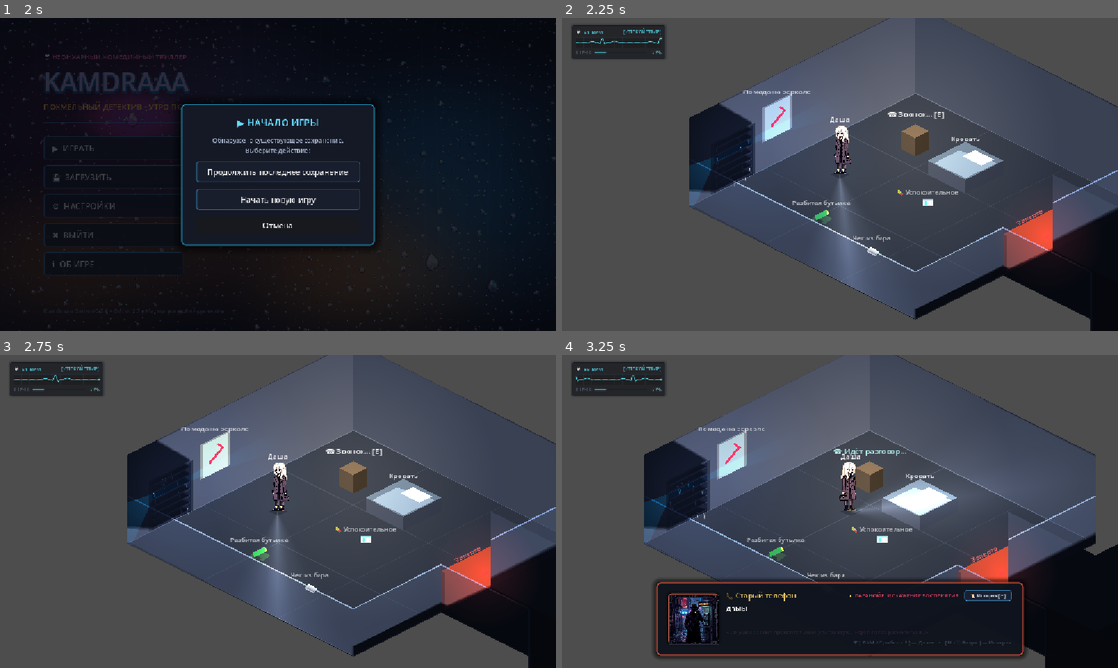
Above: before the commit, frames 1-4 (two rows, left to right).
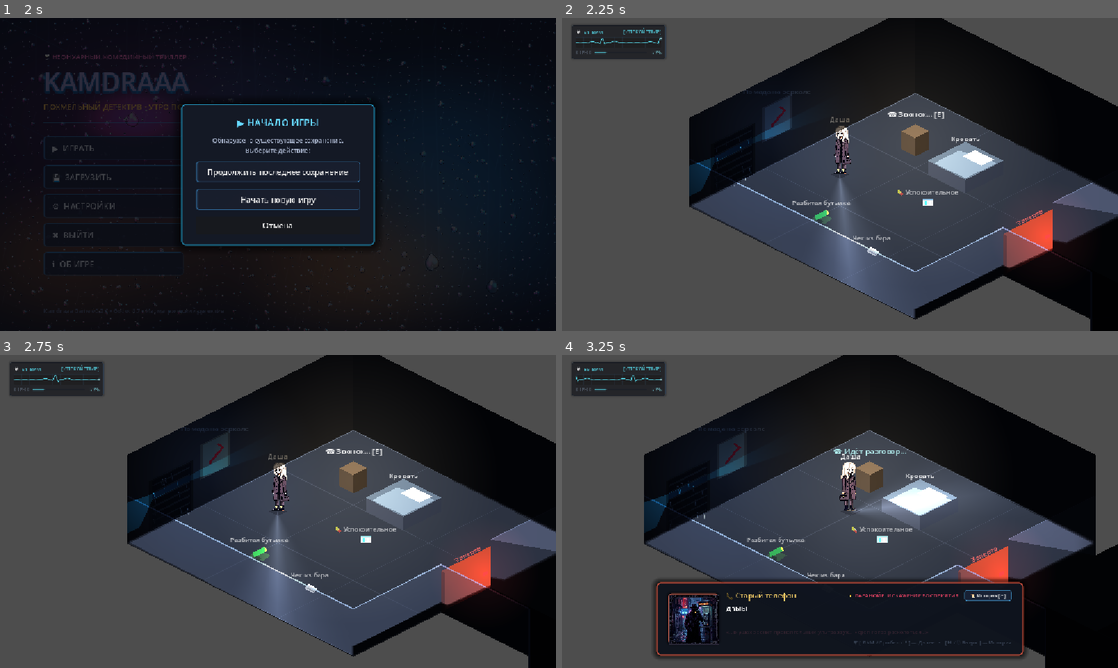
Above: after the commit, the same moments.

Repository: nstuenjoyer/kamdraaaGame
Game: Godot game, scene res://scenes/main_menu.tscn
The game is run twice, just before and just after one commit, with the same random seed, the same clock (stepped at 60 frames per second) and the same inputs.
Inputs (mouse positions are in pixels of both pictures, inside the frame that each line leads up to):
- Up to frame 1 (2 s): click "▶ ИГРАТЬ" at 0.5 s; click "▶ ИГРАТЬ" at 1.25 s
- Up to frame 2 (2.25 s): click "Начать новую игру" at 2 s
- Up to frame 3 (2.75 s): no input
- Up to frame 4 (3.25 s): tap Enter (ui_accept) at 2.75, 3.02 s; move the mouse to (962, 495) at 2.77 s; hold D (move_right) from 2.78 s (still down); hold E (interact) from 2.78 s (still down); click (962, 495) at 2.92 s

Frame 1 is identical in both runs. In frame 2, 21% of the frame differs, in the area x 22-100%, y 0-97%; in frame 3, 21%; in frame 4, 22%, in the area x 14-96%, y 0-72%.

Commit message:
fix: resolve light leakage into dark room and fix partition wall geometry

Diff:
--- a/scenes/main.tscn
+++ b/scenes/main.tscn
@@ -51,13 +51,13 @@
 polygon = PackedVector2Array(600, 520, 740, 450, 740, 435, 600, 505)
 
 [sub_resource type="OccluderPolygon2D" id="OccluderPolygon2D_wall_se2"]
-polygon = PackedVector2Array(820, 410, 960, 340, 960, 325, 820, 395)
+polygon = PackedVector2Array(820, 410, 960, 340, 960, 480)
 
 [sub_resource type="OccluderPolygon2D" id="OccluderPolygon2D_wall_nw"]
-polygon = PackedVector2Array(240, 200, 600, 20, 600, 10, 240, 190)
+polygon = PackedVector2Array(240, 340, 600, 160, 600, 145, 240, 325)
 
 [sub_resource type="OccluderPolygon2D" id="OccluderPolygon2D_wall_ne"]
-polygon = PackedVector2Array(600, 20, 960, 200, 960, 190, 600, 10)
+polygon = PackedVector2Array(600, 160, 960, 340, 960, 325, 600, 145)
 
 [sub_resource type="OccluderPolygon2D" id="OccluderPolygon2D_wall_sw"]
 polygon = PackedVector2Array(240, 340, 600, 520, 600, 535, 240, 355)
@@ -187,6 +187,19 @@
 [node name="WallSE_Part2_Occluder" type="LightOccluder2D" parent="Walls"]
 occluder = SubResource("OccluderPolygon2D_wall_se2")
 
+[node name="WallSE_Part2_Visual" type="Polygon2D" parent="Walls"]
+color = Color(0.19, 0.21, 0.27, 1)
+polygon = PackedVector2Array(820, 410, 960, 340, 960, 265, 820, 335)
+
+[node name="WallSE_Part2_Rim" type="Line2D" parent="Walls"]
+points = PackedVector2Array(820, 335, 960, 265)
+width = 2.0
+default_color = Color(0.35, 0.4, 0.52, 0.85)
+
+[node name="WallPartitionTop_Visual" type="Polygon2D" parent="Walls"]
+color = Color(0.24, 0.27, 0.35, 1)
+polygon = PackedVector2Array(820, 335, 960, 265, 960, 360)
+
 [node name="DarkCorridorLeft_Collision" type="CollisionPolygon2D" parent="Walls"]
 polygon = PackedVector2Array(740, 450, 880, 520, 880, 535, 740, 465)
 
@@ -197,8 +210,8 @@
 polygon = PackedVector2Array(820, 410, 960, 480, 960, 465, 820, 395)
 
 [node name="DarkCorridorRight_Visual" type="Polygon2D" parent="Walls"]
-color = Color(0.18, 0.2, 0.26, 1)
-polygon = PackedVector2Array(820, 410, 960, 480, 960, 360, 820, 290)
+color = Color(0.14, 0.16, 0.21, 1)
+polygon = PackedVector2Array(820, 410, 960, 480, 960, 360, 820, 335)
 
 [node name="DarkCorridorRight_Occluder" type="LightOccluder2D" parent="Walls"]
 occluder = SubResource("OccluderPolygon2D_dark_corridor_right")
@@ -243,15 +256,6 @@
 
 [node name="WallSE_Part1_FrontRim" type="Line2D" parent="FrontWalls"]
 points = PackedVector2Array(600, 445, 740, 375)
-width = 2.0
-default_color = Color(0.5, 0.6, 0.8, 0.75)
-
-[node name="WallSE_Part2_FrontVisual" type="Polygon2D" parent="FrontWalls"]
-color = Color(0.22, 0.26, 0.36, 0.42)
-polygon = PackedVector2Array(820, 410, 960, 340, 960, 265, 820, 335)
-
-[node name="WallSE_Part2_FrontRim" type="Line2D" parent="FrontWalls"]
-points = PackedVector2Array(820, 335, 960, 265)
 width = 2.0
 default_color = Color(0.5, 0.6, 0.8, 0.75)
 
@@ -671,6 +675,8 @@
 texture = SubResource("GradientTexture2D_radial")
 texture_scale = 1.1
 shadow_enabled = true
+shadow_filter = 1
+shadow_color = Color(0, 0, 0, 0)
 
 [node name="DarkZone" type="Area2D" parent="."]
 
@@ -725,10 +731,10 @@
 color = Color(0.96, 0.95, 0.92, 1)
 energy = 1.3
 texture = SubResource("GradientTexture2D_fill")
-texture_scale = 6.2
+texture_scale = 4.0
 shadow_enabled = true
 shadow_filter = 1
-shadow_color = Color(0.02, 0.03, 0.05, 0.9)
+shadow_color = Color(0, 0, 0, 0)
 
 [node name="DeskLampLight" type="PointLight2D" parent="RoomLights"]
 position = Vector2(600, 240)
--- a/scripts/window_lighting.gd
+++ b/scripts/window_lighting.gd
@@ -124,7 +124,7 @@
 	neon_light.position = Vector2(-25, -45)
 	neon_light.shadow_enabled = true
 	neon_light.shadow_filter = PointLight2D.SHADOW_FILTER_PCF5
-	neon_light.shadow_color = Color(0.04, 0.05, 0.08, 0.82)
+	neon_light.shadow_color = Color(0.0, 0.0, 0.0, 0.0)
 	add_child(neon_light)
 
 	# 2. Фары проезжающей машины
@@ -137,7 +137,7 @@
 	car_light.texture_scale = 2.4
 	car_light.shadow_enabled = true
 	car_light.shadow_filter = PointLight2D.SHADOW_FILTER_PCF5
-	car_light.shadow_color = Color(0.03, 0.04, 0.07, 0.85)
+	car_light.shadow_color = Color(0.0, 0.0, 0.0, 0.0)
 	add_child(car_light)
 
 func _setup_car_timer() -> void:
